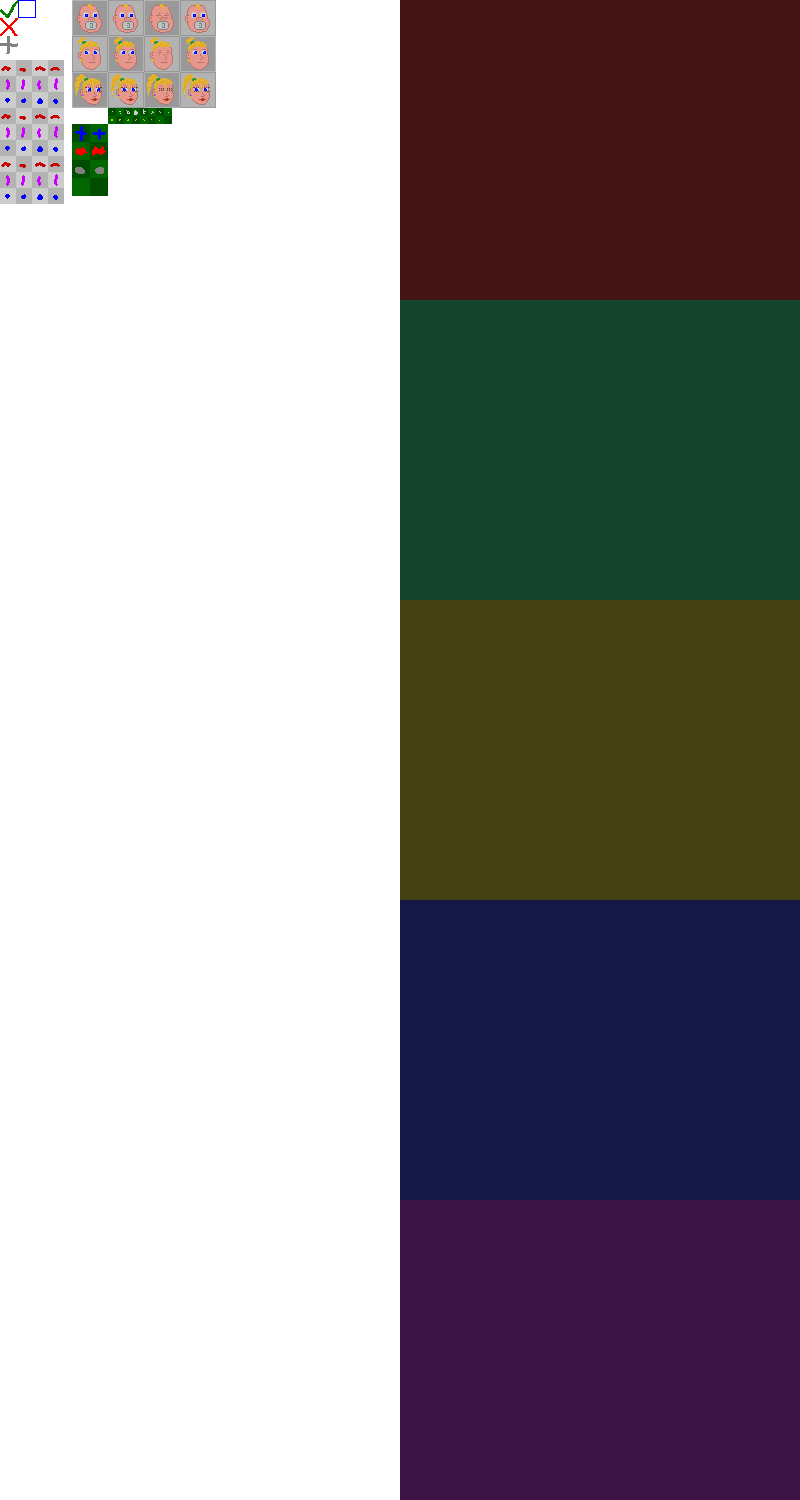
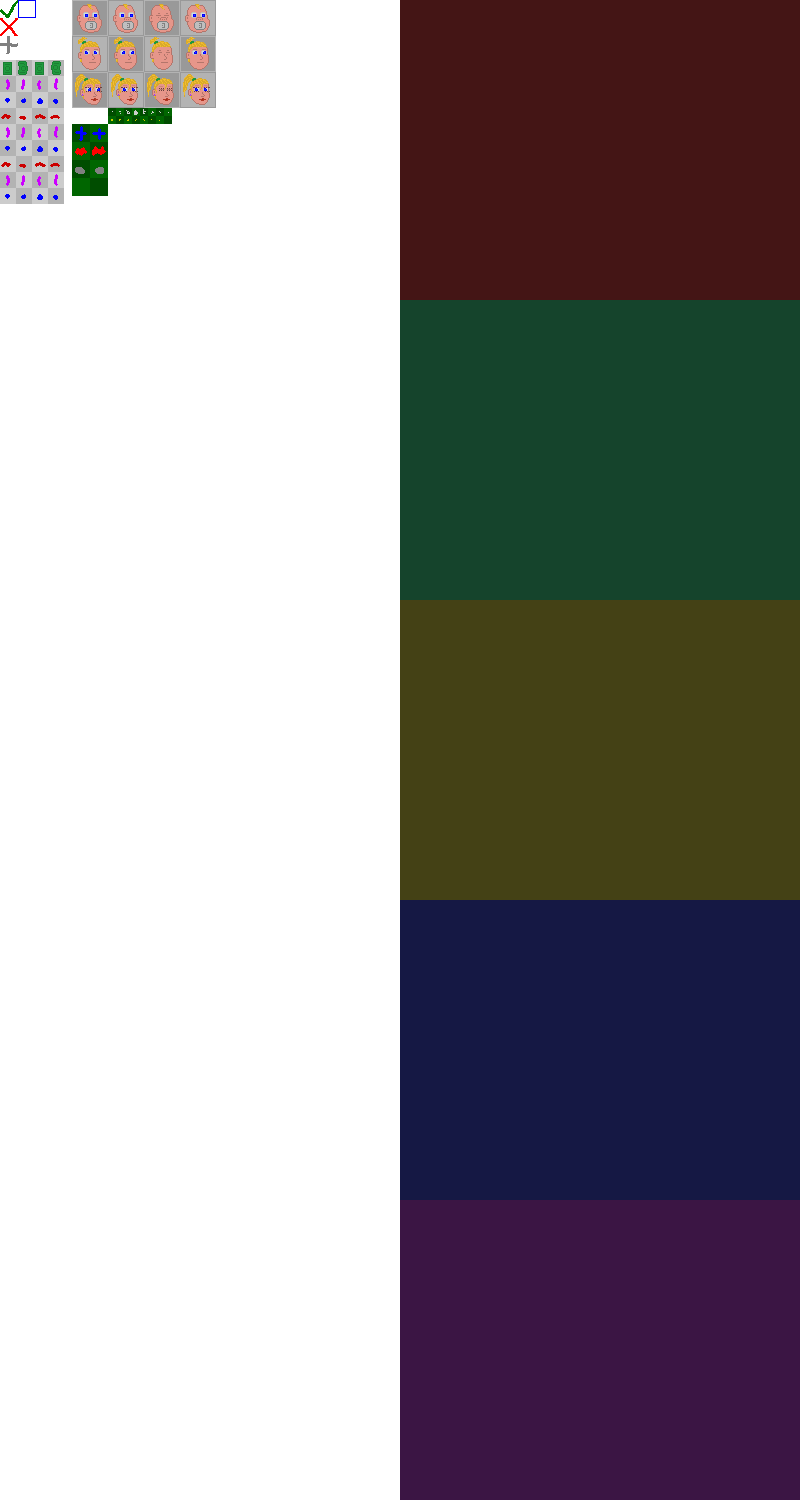
Layered file, before and after one edit (800x1500). Changes by layer:
painted on "gfx" over (x1=1, y1=61, x2=61, y2=75)
